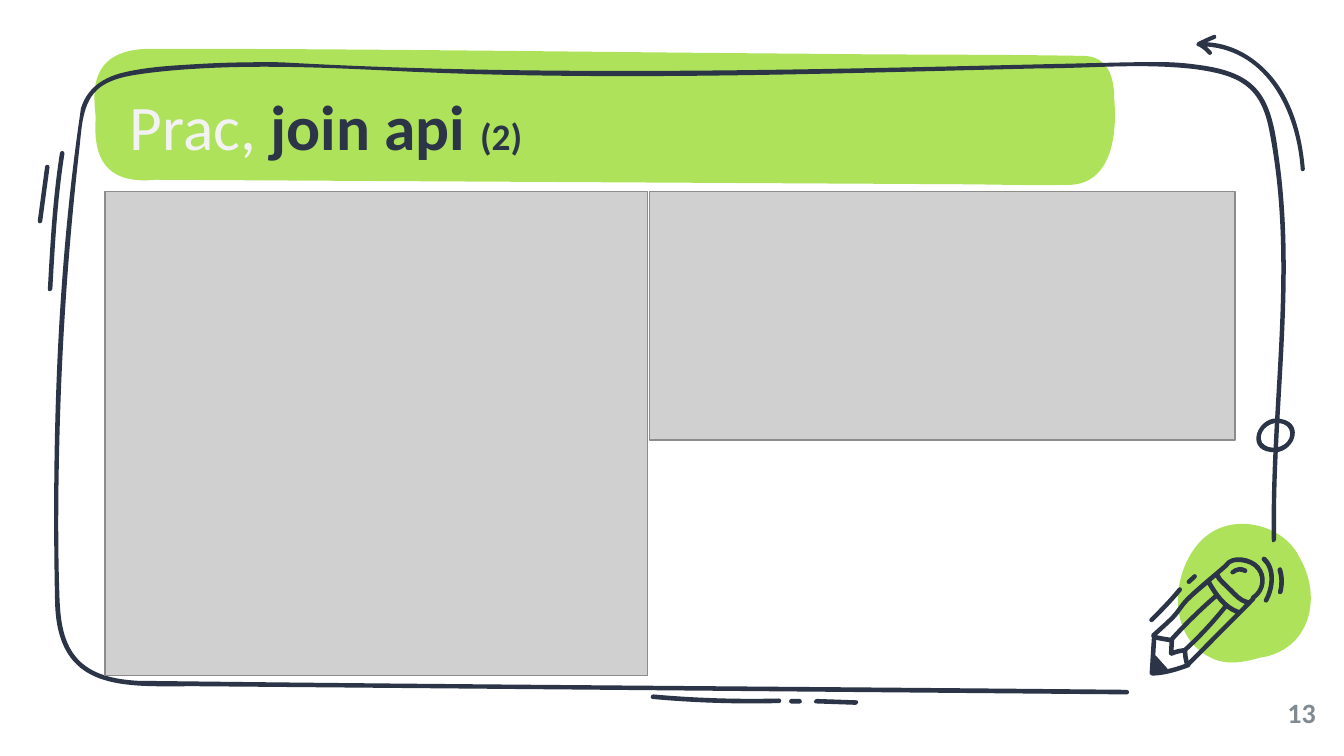
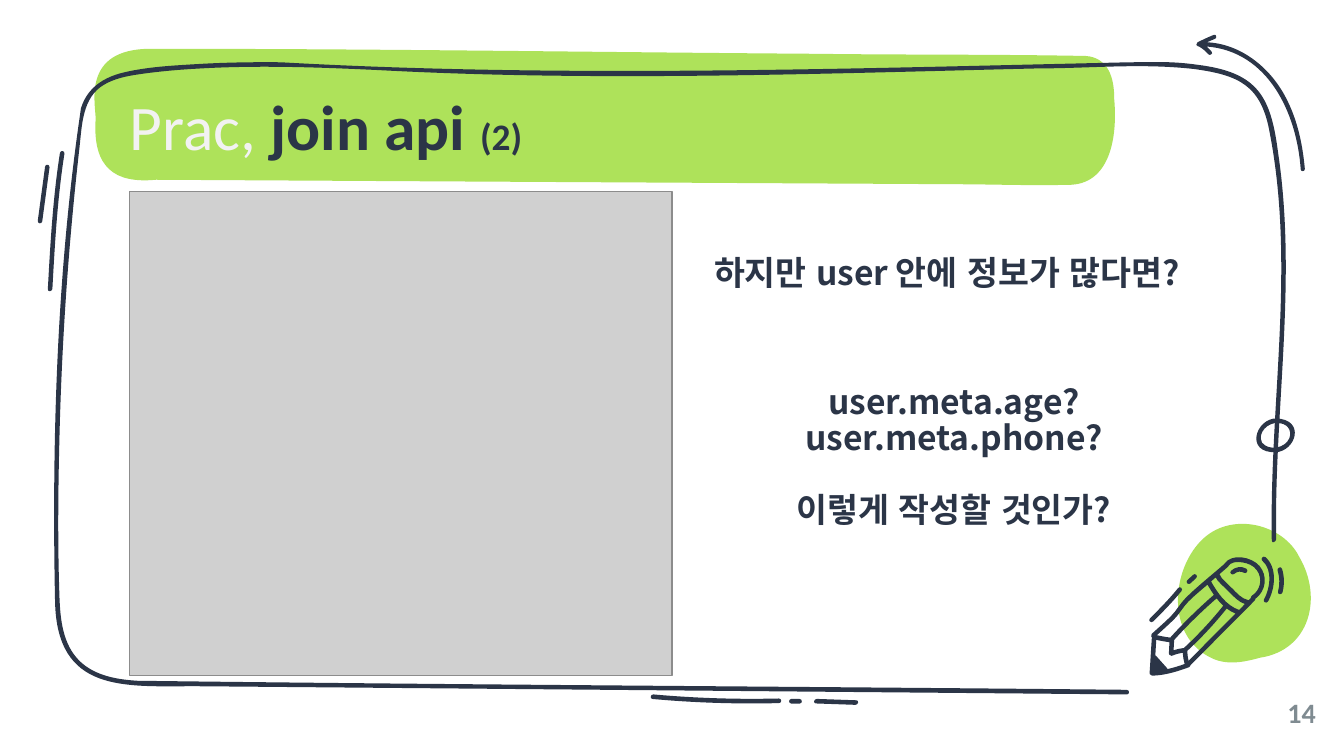
Before and after one commit to unchaptered/Sailing99, a slide deck: slide 14 of 006_tech_pr/object-literal and destructuring.pptx (slide 13 before the commit). Drawn at 1344x756 pixels with LibreOffice and Linux fonts; fonts in the diff are those of the drawing; grey boxes stand for pictures. Boxes give left, top, right and bottom in pixels: in the first picture for what was removed or moved away, otherwise in the second. Text is boxed around its words. In the diff, an @@ line names an element or a change of style, - is before the commit and + after.

```diff
--- a/006_tech_pr/object-literal and destructuring.pptx
+++ b/006_tech_pr/object-literal and destructuring.pptx
@@ picture moved from (x1=105, y1=192, x2=648, y2=676) to (x1=130, y1=192, x2=673, y2=676) @@
@@ picture removed at (x1=649, y1=192, x2=1235, y2=441) @@
@@ text added at (x1=714, y1=257, x2=1179, y2=288), 18 pt, text #2B3547, bold @@
+하지만 user 안에 정보가 많다면?
@@ text added at (x1=797, y1=388, x2=1111, y2=525), 18 pt, text #2B3547, bold @@
+user.meta.age?
+user.meta.phone?
+이렇게 작성할 것인가?
@@ page number at (x1=1287, y1=705, x2=1315, y2=723): text changed @@
-13
+14
```
Also in this commit, not shown: 11 other slides changed, 2 slides added, 1 other file.
